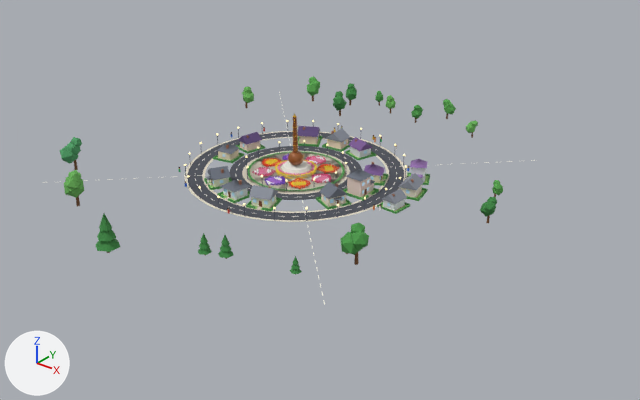
Two versions of the glTF model towns/annamayya.glb, one commit apart.
Before and after are seen from a camera (50 mm lens) standing at (186.0, -219.0, 128.0) and looking at (15.0, -5.0, -5.0). The axes (+X, +Y, +Z) are drawn at lower left. The lights are the same throughout. The picture after the commit comes second. Where no turn or scale is listed for an object, it has been applied to the vertices. Vertices at exactly the same position are counted once.
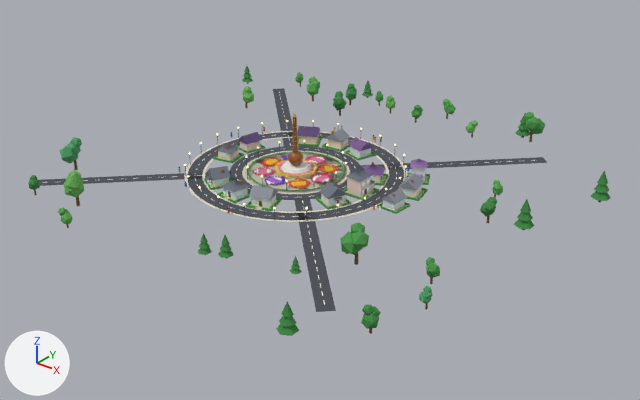
Where the newer file only moved an object's origin or applied its transform, the numbers keep the older frame.

Edits to the bpy script that builds the scene:
```text
Change me_mesh_12:
    used by ob_mesh_12; location = (4.3, -1.2, 10.7)
    remove me_mesh_12.from_pydata(...)  # 3330 vertices, 4816 faces; spans x -70.0..70.0, y -82.0..82.0, z -11.0..11.0
    add me_mesh_12.from_pydata(...)  # 3857 vertices, 5664 faces; spans x -87.0..92.0, y -80.0..83.0, z -11.0..11.0
    me_mesh_12 part 1: a new loose piece, an icosphere of 20 faces spanning x -60.5..-57.6, y -70.3..-67.1, z -7.7..-4.5, in mat_palettematerial001
    me_mesh_12 part 2: a new loose piece, an icosphere of 20 faces spanning x 45.7..51.7, y 76.3..83.0, z -7.7..-1.4, in mat_palettematerial001
    me_mesh_12 part 3: a new loose piece, an icosphere of 20 faces spanning x 45.6..51.0, y 74.5..79.5, z -5.5..0.1, in mat_palettematerial001
    me_mesh_12 part 4: a new loose piece, an icosphere of 20 faces spanning x 44.6..48.4, y 75.5..79.7, z -3.1..1.4, in mat_palettematerial001
    me_mesh_12 part 5: a new loose piece, an icosphere of 20 faces spanning x 73.2..77.1, y -66.6..-62.5, z -8.9..-4.1, in mat_palettematerial001
    me_mesh_12 part 6: a new loose piece, an icosphere of 20 faces spanning x 73.3..76.6, y -65.0..-61.2, z -7.2..-3.3, in mat_palettematerial001
    me_mesh_12 part 7: a new loose piece, an icosphere of 20 faces spanning x 72.7..75.7, y -65.7..-62.8, z -5.3..-2.6, in mat_palettematerial001
    me_mesh_12 part 8: the loose piece of 19 vertices spanning x -12.0..-7.0, y -81.0..-75.0, z -11.0..-1.0 is scaled about its middle by (0.687, 0.689, 0.686), then moved by (-74.0, 140.0, -2.0)
    me_mesh_12 part 9: the loose piece of 8 vertices spanning x -12.0..-8.0, y -80.0..-76.0, z -3.0..2.0 is moved by (-74.0, 140.0, -7.0)
    me_mesh_12 part 10: the loose piece of 19 vertices spanning x 18.0..21.0, y -61.0..-57.0, z -11.0..-5.0 is copied, and the copy is moved by (39.0, -18.0, 1.0); it spans x 57.0..61.0, y -80.0..-75.0, z -11.0..-3.0
    me_mesh_12 part 11: a new loose piece, a 6-sided cone pointing to +z spanning x 56.5..61.6, y -80.4..-74.5, z -9.2..-5.3, in mat_palettematerial001
    me_mesh_12 part 12: a new loose piece, a 6-sided cone pointing to +z spanning x 57.7..60.4, y -79.0..-75.9, z -4.6..-0.8, in mat_palettematerial001
    me_mesh_12 part 13: a new loose piece, an icosphere of 20 faces spanning x 77.4..81.0, y -47.3..-43.7, z -9.2..-5.6, in mat_palettematerial001
    me_mesh_12 part 14: a new loose piece, an icosphere of 20 faces spanning x 78.3..81.0, y -47.0..-44.0, z -7.8..-5.1, in mat_palettematerial001
    me_mesh_12 part 15: a new loose piece, an icosphere of 20 faces spanning x -32.9..-29.5, y -78.2..-74.7, z -9.2..-5.1, in mat_palettematerial001
    me_mesh_12 part 16: a new loose piece, an icosphere of 20 faces spanning x -33.7..-31.4, y -77.9..-75.6, z -6.1..-3.9, in mat_palettematerial001
    me_mesh_12 part 17: the loose piece of 8 vertices spanning x -13.0..-7.0, y -82.0..-74.0, z -9.0..-4.0 is deleted
    me_mesh_12 part 18: 24 vertices moved within x -66.0..27.0, y -47.0..39.0, z -11.0..8.0; 12 vertices removed from x -66.0..36.0, y -47.0..39.0, z -11.0..8.0; 216 vertices added at x -71.0..92.0, y -65.0..83.0, z -11.0..8.0
    other edits to the shape of me_mesh_12 do not show in these pictures
```

Pixel boxes [x1, y1, x2, y2] of what changed, in the pictures (640 x 400 px; the box of a moved part takes in the faces that stretch with it):
'Mesh_12', reshaped (31% wider, 36% taller)
    before: [60, 76, 503, 275]
    after: [29, 66, 611, 336]
part 1 of me_mesh_12, added
    after: [29, 179, 38, 188]
part 2 of me_mesh_12, added
    after: [528, 118, 546, 134]
part 3 of me_mesh_12, added
    after: [526, 117, 539, 130]
part 4 of me_mesh_12, added
    after: [524, 112, 534, 121]
part 5 of me_mesh_12, added
    after: [361, 313, 379, 329]
part 6 of me_mesh_12, added
    after: [372, 306, 381, 317]
part 7 of me_mesh_12, added
    after: [362, 305, 374, 315]
part 8 of me_mesh_12, moved or reshaped
    before: [97, 229, 116, 253]
    after: [243, 73, 252, 84]
part 9 of me_mesh_12, moved or reshaped
    before: [99, 214, 112, 231]
    after: [242, 77, 253, 82]
part 10 of me_mesh_12, added
    after: [279, 316, 297, 336]
part 11 of me_mesh_12, added
    after: [276, 324, 299, 336]
part 12 of me_mesh_12, added
    after: [281, 301, 294, 317]
part 13 of me_mesh_12, added
    after: [419, 292, 431, 304]
part 14 of me_mesh_12, added
    after: [421, 291, 433, 299]
part 15 of me_mesh_12, added
    after: [61, 213, 72, 224]
part 16 of me_mesh_12, added
    after: [58, 207, 66, 215]
part 17 of me_mesh_12, deleted
    before: [96, 239, 120, 252]
part 18 of me_mesh_12, built on
    before: [75, 117, 331, 190]
    after: [38, 81, 611, 312]
